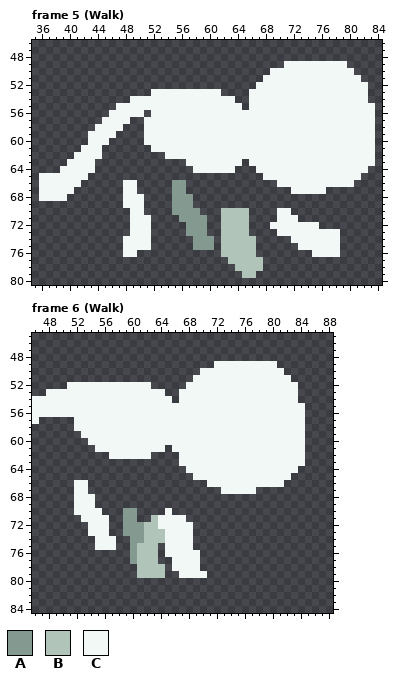
File history of a pixel-art file, Assets/Character/Sprites/Coots Sprite.aseprite. Above: the version before the commit.
128x128 pixels, 59 frames. Shown: frame 5 (Walk): x 35..84, y 46..80; frame 6 (Walk): x 46..88, y 45..84. The commit also changed other frames, which this record leaves out.
Visible layers, top first: "Layer 9" opacity 55%, "Head", "Front Leg", "Front Arm", "Body", "Back Arm", "Back Leg", "Tail", "Layer 1", "Layer 10" opacity 68%.
Palette (. is transparent): A #849a90  B #b0c4ba  C #f1f8f5
Pixels before, frame 5 (Walk), first column x 36:
49 ...................................CCCCCCCCC....
50 .................................CCCCCCCCCCCC...
51 ................................CCCCCCCCCCCCCC..
52 ...............................CCCCCCCCCCCCCCCC.
53 ................CCCCCCCCCC....CCCCCCCCCCCCCCCCC.
54 .............CCCCCCCCCCCCCCC..CCCCCCCCCCCCCCCCC.
55 ...........CCCCCCCCCCCCCCCCCC.CCCCCCCCCCCCCCCCCC
56 ..........CCCCC.CCCCCCCCCCCCCCCCCCCCCCCCCCCCCCCC
57 .........CCCC..CCCCCCCCCCCCCCCCCCCCCCCCCCCCCCCCC
58 ........CCCC...CCCCCCCCCCCCCCCCCCCCCCCCCCCCCCCCC
59 .......CCCC....CCCCCCCCCCCCCCCCCCCCCCCCCCCCCCCCC
60 .......CCC.....CCCCCCCCCCCCCCCCCCCCCCCCCCCCCCCCC
61 ......CCC.......CCCCCCCCCCCCCCCCCCCCCCCCCCCCCCCC
62 .....CCCC.........CCCCCCCCCCCCCCCCCCCCCCCCCCCCCC
63 ....CCCC.............CCCCCCCC.CCCCCCCCCCCCCCCCCC
64 ...CCCCC..............CCCCCC...CCCCCCCCCCCCCCCC.
65 CCCCCCC.........................CCCCCCCCCCCCCC..
66 CCCCCC......CC.....AA.............CCCCCCCCCCC...
67 CCCCC.......CC.....AA...............CCCCC.......
68 CCCC........CCC....AAA..........................
69 ............CCC....AAA..........................
70 .............CC....AAAA...BBBB....CC............
71 .............CCC....AAAA..BBBB....CCC...........
72 .............CCC.....AAA..BBBB...CCCCCCC........
73 .............CCC.....AAA..BBBB....CCCCCCCCC.....
74 ............CCCC......AAA.BBBBB.....CCCCCCC.....
75 ............CCCC......AAA.BBBBB......CCCCCC.....
76 ............CC............BBBBB........CCCC.....
77 ...........................BBBBB................
78 ............................BBBB................
79 .............................BB.................
Pixels before, frame 6 (Walk), first column x 46:
49 ..........................CCCCCCCCC....
50 ........................CCCCCCCCCCCC...
51 .......................CCCCCCCCCCCCCC..
52 .....CCCCCCCCCCCC.....CCCCCCCCCCCCCCCC.
53 ..CCCCCCCCCCCCCCCCC..CCCCCCCCCCCCCCCCC.
54 CCCCCCCCCCCCCCCCCCCC.CCCCCCCCCCCCCCCCC.
55 CCCCCCCCCCCCCCCCCCCCCCCCCCCCCCCCCCCCCCC
56 CCCCCCCCCCCCCCCCCCCCCCCCCCCCCCCCCCCCCCC
57 C.....CCCCCCCCCCCCCCCCCCCCCCCCCCCCCCCCC
58 ......CCCCCCCCCCCCCCCCCCCCCCCCCCCCCCCCC
59 .......CCCCCCCCCCCCCCCCCCCCCCCCCCCCCCCC
60 ........CCCCCCCCCCCCCCCCCCCCCCCCCCCCCCC
61 .........CCCCCCCCCC.CCCCCCCCCCCCCCCCCCC
62 ...........CCCCCC....CCCCCCCCCCCCCCCCCC
63 .....................CCCCCCCCCCCCCCCCCC
64 ......................CCCCCCCCCCCCCCCC.
65 .......................CCCCCCCCCCCCCC..
66 ......CC.................CCCCCCCCCCC...
67 ......CC...................CCCCC.......
68 ......CCC..............................
69 ......CCC..............................
70 ......CCCC...AA....C...................
71 .......CCCC..AA..BCCCC.................
72 ........CCC..AAABBCCCCC................
73 ........CCC..AAABBBCCCC................
74 .........CCC..AABBBCCCC................
75 .........CCC..ABBB.CCCC................
76 ..............ABBB.CCCCC...............
77 ..............ABBB..CCCC...............
78 ...............BBBB.CCCC...............
79 ...............BBBB..CCCC..............
After the commit:
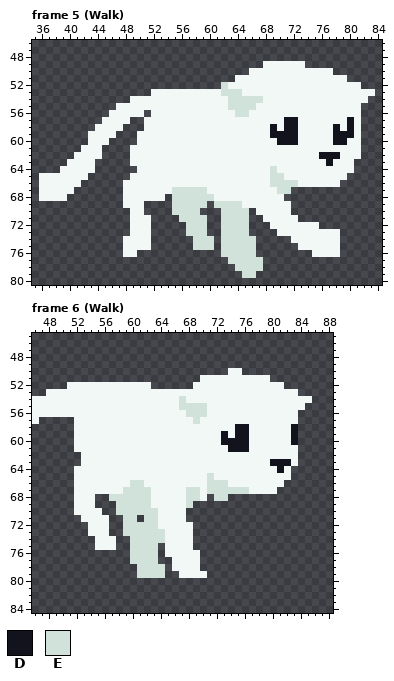
Colours new in this view: D #13131d  E #d0e2da
Changes in this commit:
Changed rows in their new state; - is an unchanged pixel.
Frame 5 (Walk):
first column x 49:
49 -------------------CCC---......----
50 -----------------CCC---------...---
51 ---------------CCCC------------..--
52 -------------ECCCC---------------.-
53 -------------EEEC-----------------C
54 --------------EEEEE----------------
55 --------------EEEE---------------..
56 ---------------EE----------------..
57 ----------------------DD-------D-..
58 --------------------D-DD-----D-D-..
59 -C------------------DDDD-----DDD-..
60 -C-------------------DDD-----DD--..
61 CCC------------------------------..
62 CCCCC----------------------DDD---..
63 CCCCCCCC--------C-----------D---...
64 -CCCCCCCC------CCC--E-----------..-
65 CCCCCCCCCCCCCCCCCCC-EE---------..--
66 -CCCCCCCCCCCCCCCCCCCEEEE------..---
67 -CCCCCEEEEECCCCCCCCCCEE.....-------
68 --CCC-EEEEEECCCCCCCCCC-------------
69 ------EEEEE-EEEECCCCCCC------------
70 ------EEEE---EEEE-CCC--------------
71 -------EEEE--EEEE--CC--------------
72 --------EEE--EEEE------------------
73 --------EEE--EEEE------------------
74 ---------EEE-EEEEE-----------------
75 ---------EEE-EEEEE-----------------
76 -------------EEEEE-----------------
77 --------------EEEEE----------------
78 ---------------EEEE----------------
79 ----------------EE-----------------
Frame 6 (Walk):
first column x 52:
49 --------------------.........-----
50 ------------------....--......----
51 -----------------.----------...---
52 ----------------.-------------..--
53 -------------CC-------------------
54 --------------CE----------------CC
55 ---------------EEEE---------------
56 ----------------EEE-------------.-
57 -----------------E--------------.-
58 -----------------------DD------D.-
59 C--------------------D-DD------D.-
60 CC-------------------DDDD------D.-
61 CCC----------C--------DDD-------.-
62 -CCCC------CCCC-----------------.-
63 -CCCCCCCCCCCCCC-------------DDD-.-
64 CCCCCCCCCCCCCCCC-------------D-.--
65 CCCCCCCCCCCCCCCCC--E--------------
66 --CCCCCCEECCCCCCCCCEEE------------
67 --CCCCCEEEECCCCCEECEEEEEE-CCC-----
68 -----EEEEEECCCCCEEC-EE------------
69 ------EEEEECCCCCE-----------------
70 ------EEEEEEC-CC------------------
71 -------EE-EE----------------------
72 -------EEEEE----------------------
73 -------EEEEEE---------------------
74 --------EEEEE---------------------
75 --------EEEE----------------------
76 --------EEEE----------------------
77 --------EEEE----------------------
78 ---------EEEE---------------------
79 ---------EEEE---------------------
Pixel boxes of the changes (left, top, right, bottom) in both pictures:
changed: (130, 61, 375, 278)
changed: (74, 361, 312, 578)
